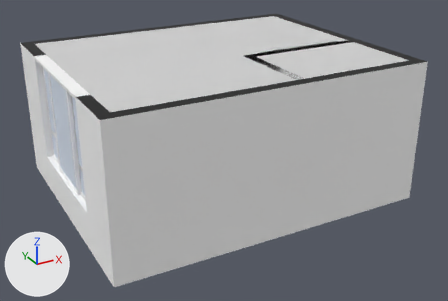
A saved change to the FBX model Assets/Prefabs/Room0.fbx.
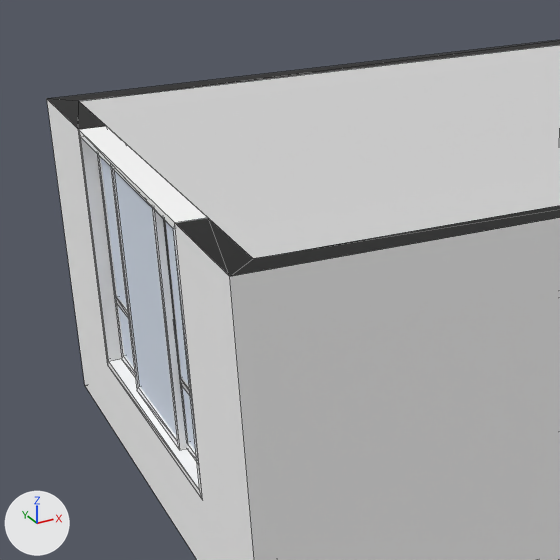
Each version appears first whole from a 50 mm lens placed at (-30.8, -69.0, 51.4), pointed at (17.7, 19.2, 7.3), and next in a close-up on the part from 0% to 54% of the width and 0% to 81% of the height. The axes (+X, +Y, +Z) are drawn at lower left. The lights are the same throughout. The close-ups show mesh edges as thin lines. Where no turn or scale is listed for an object, it has been applied to the vertices. Vertices at the same position are counted once.
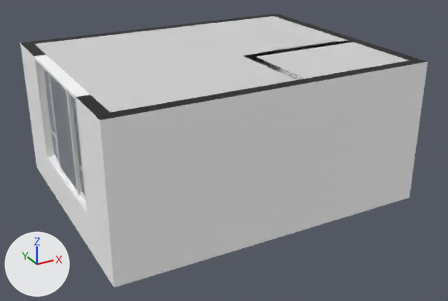
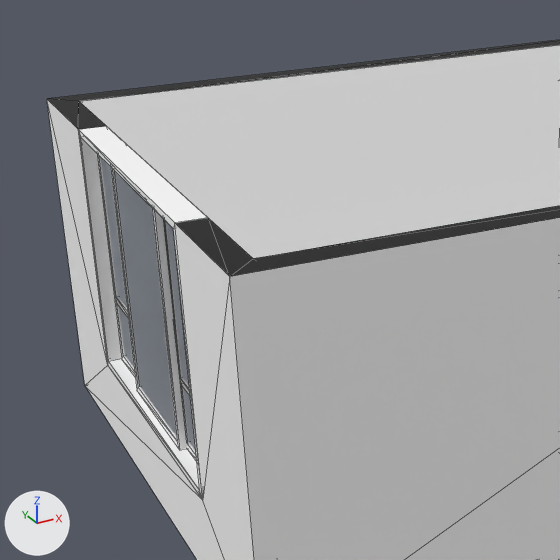
Where the change shows, as pixel boxes [x1, y1, x2, y2] in the close-ups (560 x 560 px):
'Mesh3', reshaped
    both: [47, 40, 560, 560]
'Mesh11', surface changed
    both: [115, 172, 177, 437]
'Mesh10', surface changed
    both: [101, 158, 134, 367]
'Mesh13', surface changed
    both: [166, 222, 196, 451]
part 1 of me_mesh_002, built on
    both: [47, 100, 560, 560]

The change in detail:
In material 'Translucent_Glass_Blue' (mat_translucent_glass_blue), transmission_weight is now set to 0.84.
In material 'irish_white' (mat_irish_white), roughness goes from 0.553 to 0.568.
me_mesh_002 is used by ob_mesh3; location (0.0, 0.0, 0.0).
me_mesh_002 had 63 vertices, 76 faces and spanned x -10.0..44.3, y 0.0..44.0, z 0.0..24.5.
me_mesh_002 now has 63 vertices, 134 faces and spans x -10.0..44.3, y 0.0..44.0, z 0.0..24.5.
Part 1, on me_mesh_002:
27 faces are deleted.
47 new faces join them, mat_color_m00 (white #ffffff).
14 new faces join them, mat_color_m01 (white #f2f2f2).
14 new faces join them, mat_m_5535_6_cray_ivory (its picture is missing).
4 new faces join them, mat_color_m03_1 (light grey #d5d5d5).
6 new faces join them, mat_irish_white (its picture is missing).
